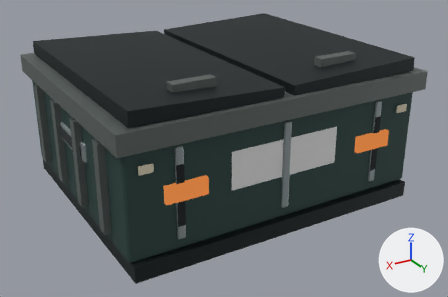
An edit to the glTF model public/assets/calle/prop-dumpster.glb, drawn before and after from the same camera.
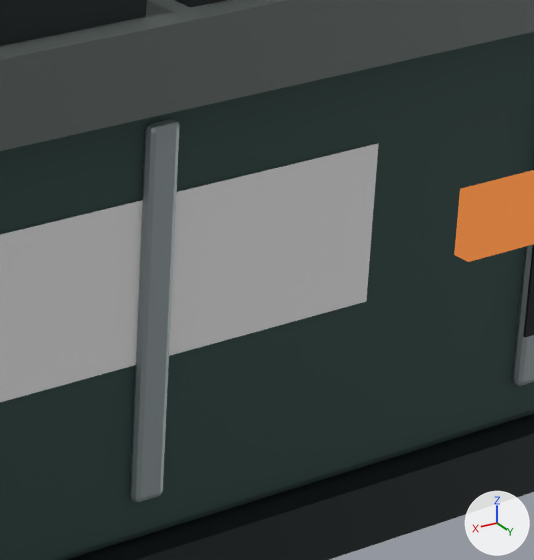
There are two pictures of each version: one whole from a 50 mm camera at (2.37, 4.1, 2.33) aimed at (-0.01, 0.13, 0.34), one close up on the part from 56% to 83% of the width and 32% to 74% of the height. The lights are fixed; the arrows at lower right show +X, +Y and +Z. The older version's two pictures come first. Where no turn or scale is listed for an object, it has been applied to the vertices. Vertices at exactly the same position are counted once.

The first close-up shows 'dumpster / Brushed stainless', 'dumpster / Material_0', 'dumpster / Material_1', 'dumpster / Material_2', 'dumpster / Material_3', 'dumpster / Material_4', 'dumpster / Material_7'.
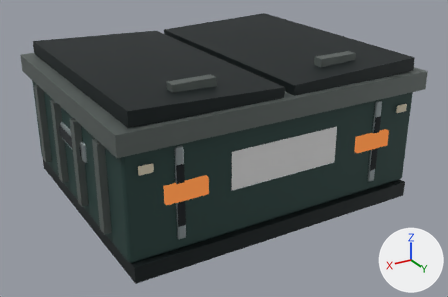
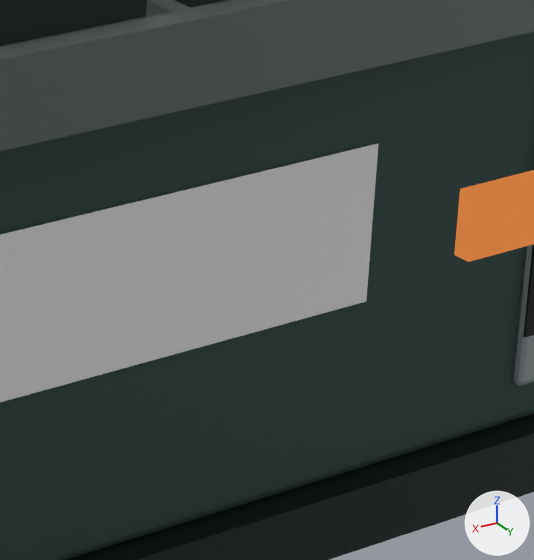
What differs and where, as boxes [x1, y1, x2, y2] in the close-ups (534 x 560 px):
'dumpster / Brushed stainless', reshaped
    before: [130, 119, 534, 502]
    after: [512, 166, 534, 386]
part 1 of me_cube, deleted
    before: [130, 119, 180, 502]

What changed in the scene script:
```text
Change me_cube:
    used by ob_dumpster___brushed_stainless; location = (-0.82, 0.978, 0.53)
    remove me_cube.from_pydata(...)  # 856 vertices, 1668 faces; spans x -0.39..2.03, y -1.92..0.01, z -0.32..0.52
    add me_cube.from_pydata(...)  # 800 vertices, 1560 faces; spans x -0.39..2.03, y -1.92..0.01, z -0.32..0.52
    me_cube part 1: the loose piece of 56 vertices spanning x 0.79..0.85, y -0.01..0.01, z -0.32..0.32 is deleted
```
